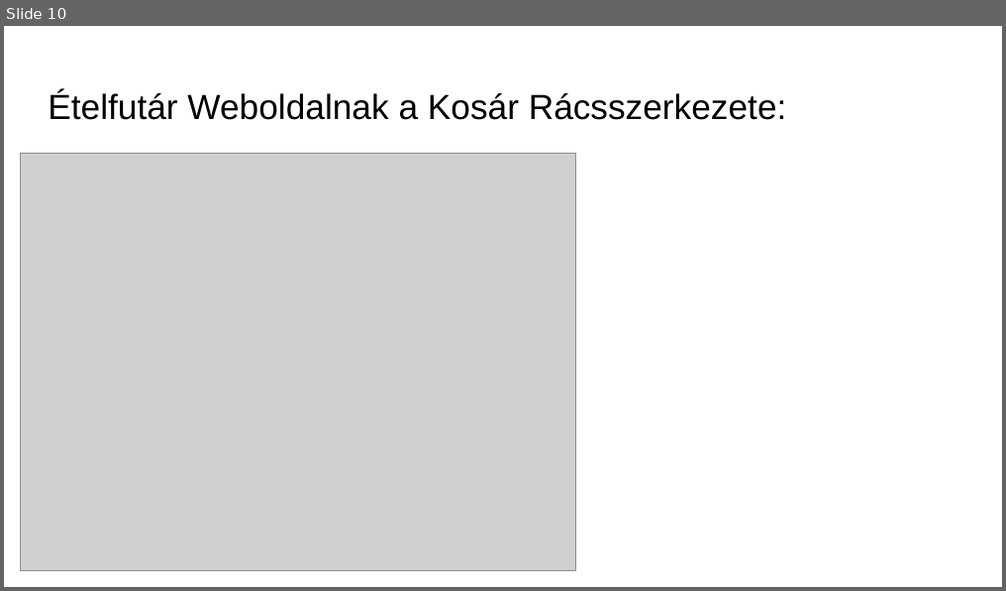
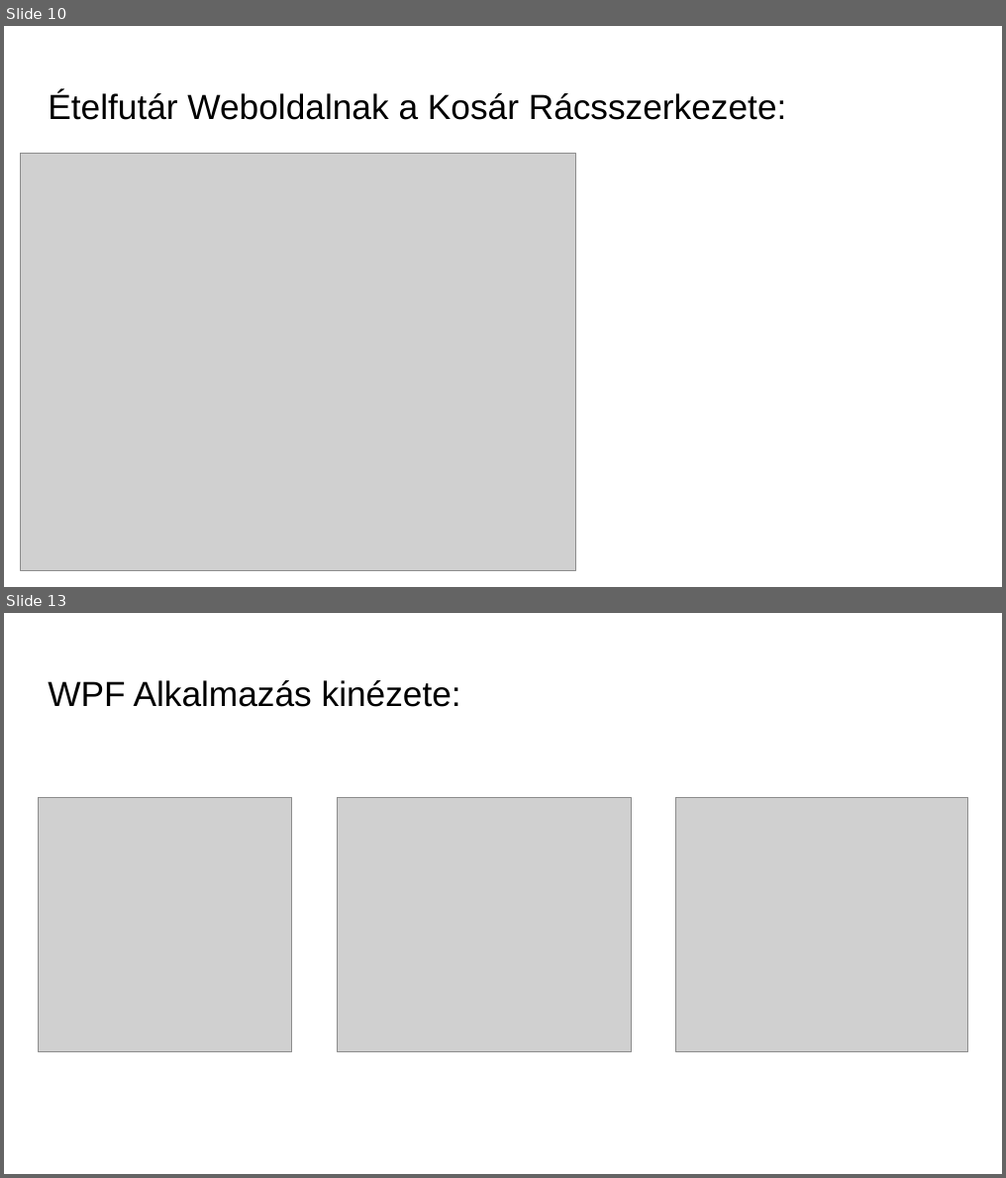
Before and after one commit to kirschg/-telfut-r, a slide deck: etelfutar_ppt_uj.pptx. Shown one above the other, each under a label of ours: slide 10 before the commit, slides 10 and 13 after it; the slides between them are not shown. The pictures are 1006x591 and 1006x1178 pixels, drawn with LibreOffice and Linux fonts; fonts in the diff are those of the drawing; grey boxes stand for pictures; background and template pictures are left out. Boxes give left, top, right and bottom in pixels: in the first picture for what was removed or moved away, otherwise in the second. Text is boxed around its words. In the diff, an @@ line names an element or a change of style, - is before the commit and + after.

```diff
--- a/etelfutar_ppt_uj.pptx
+++ b/etelfutar_ppt_uj.pptx
@@ slide 13 added at <box>4,613,1002,1174</box>, background picture (left out) @@
@@ title added at <box>48,680,461,707</box>, 25.2 pt, text #000000 @@
+WPF Alkalmazás kinézete:
@@ picture added at <box>38,797,291,1053</box> @@
@@ picture added at <box>338,797,631,1053</box> @@
@@ picture added at <box>676,797,968,1053</box> @@
```
Also in this commit, not shown: 2 slides changed, 1 other slide added.
